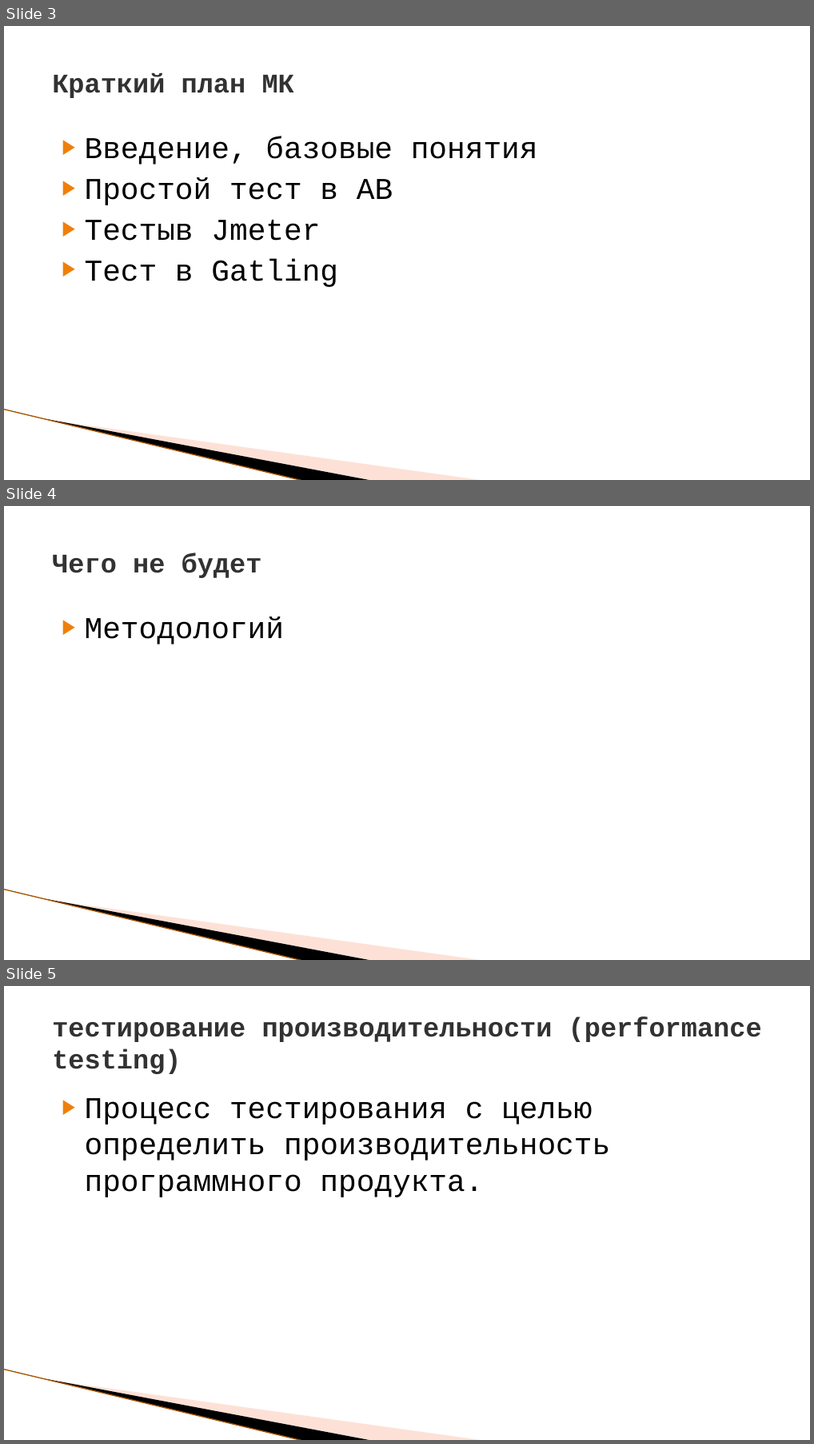
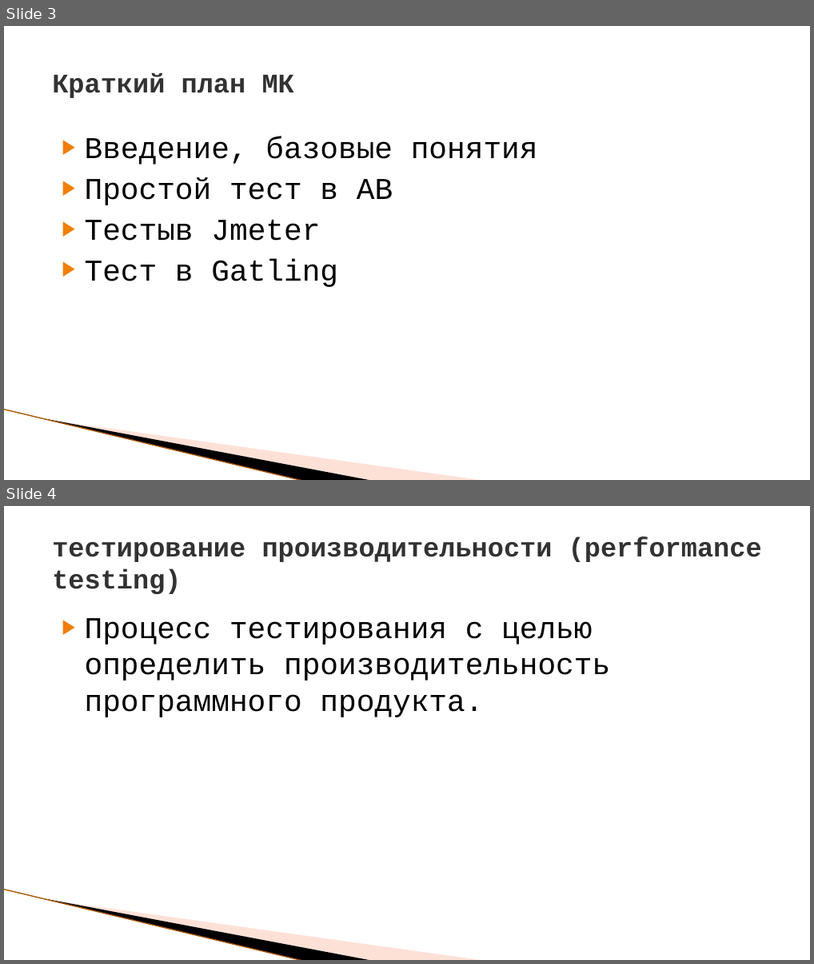
Before and after one commit to ProfitFx/HBLTWS, a slide deck: LoadTestStart.pptx. Shown one above the other, each under a label of ours: slides 3, 4 and 5 before the commit, slides 3 and 4 after it. The pictures are 814x1444 and 814x964 pixels, drawn with LibreOffice and Linux fonts; fonts in the diff are those of the drawing; background and template pictures are left out. Boxes give left, top, right and bottom in pixels: in the first picture for what was removed or moved away, otherwise in the second. Text is boxed around its words. In the diff, an @@ line names an element or a change of style, - is before the commit and + after.

```diff
--- a/LoadTestStart.pptx
+++ b/LoadTestStart.pptx
@@ slide 4 removed at (4,506,810,960), background #FFFFFF; not listed: 3 template elements that a slide beside it also shows @@
@@ title removed at (52,552,262,578) @@
-Чего не будет
@@ text removed at (85,616,284,644) @@
-▶ Методологий
@@ what was slide 5 is now slide 4 @@
```
Also in this commit, not shown: 2 slides added.
